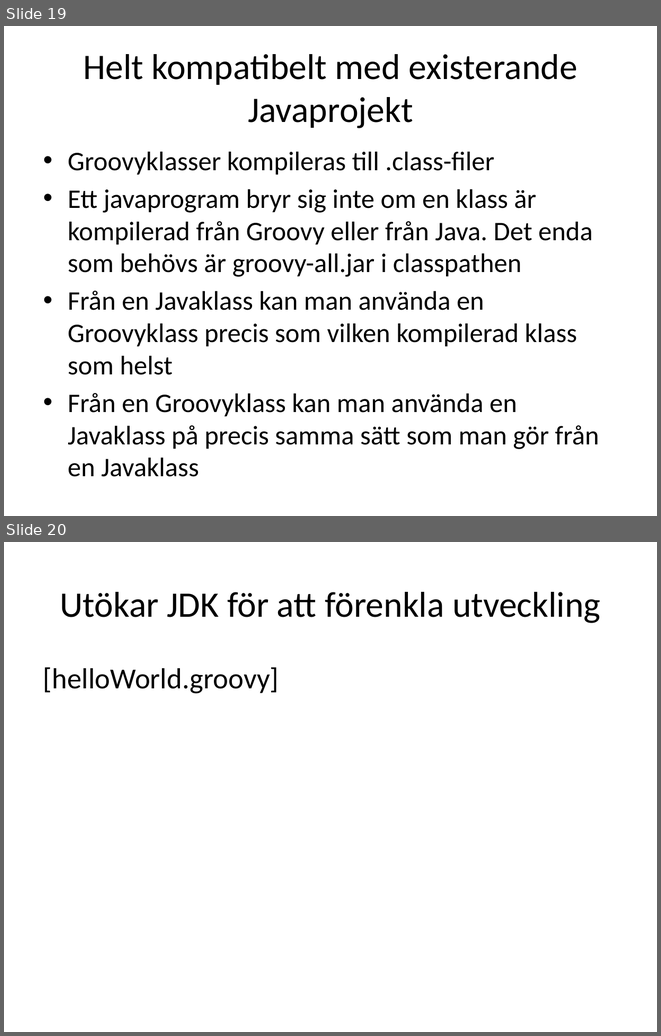
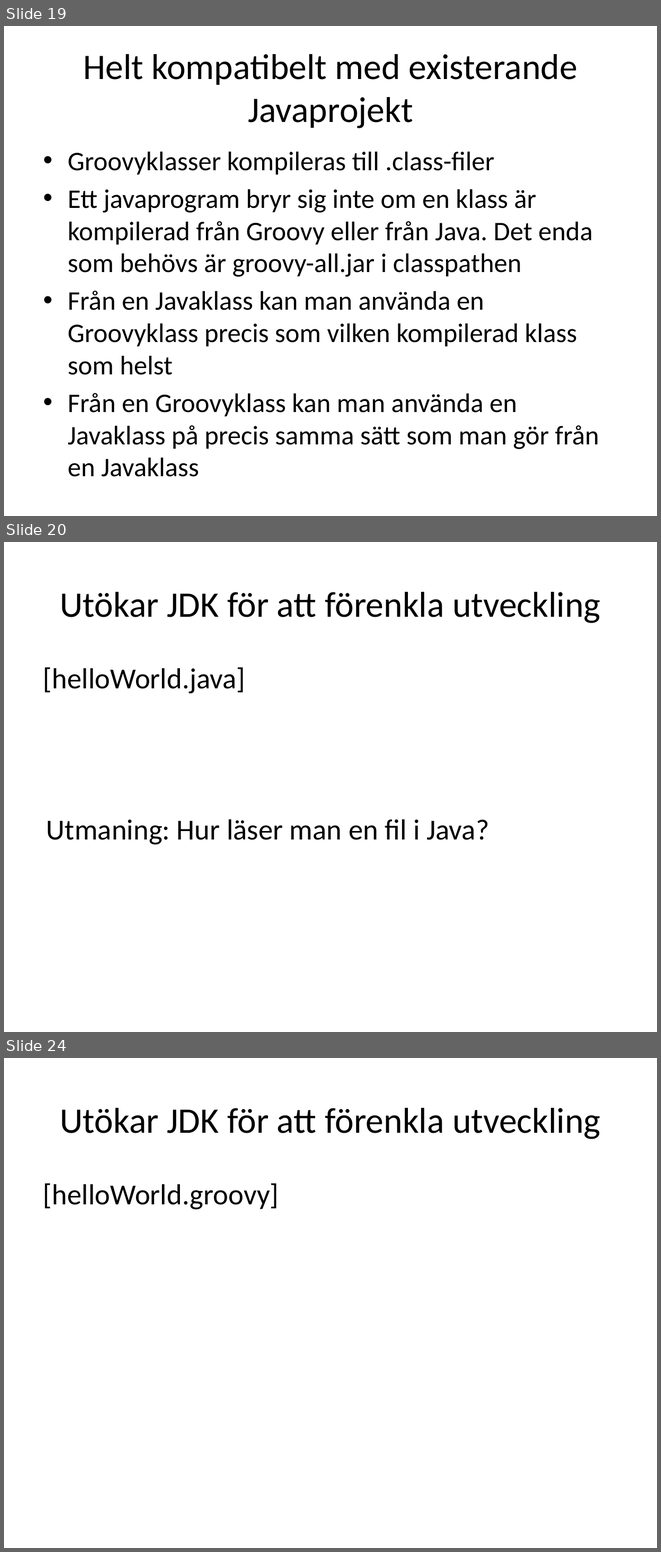
Before and after one commit to me97esn/groovyseminarium, a slide deck: groovyseminarie/dokument/groovyseminarium_source.pptx. Shown one above the other, each under a label of ours: slides 19 and 20 before the commit, slides 19, 20 and 24 after it; the slides between them are not shown. The pictures are 661x1036 and 661x1552 pixels, drawn with LibreOffice and Linux fonts; fonts in the diff are those of the drawing. Boxes give left, top, right and bottom in pixels: in the first picture for what was removed or moved away, otherwise in the second. Text is boxed around its words. In the diff, an @@ line names an element or a change of style, - is before the commit and + after.

Commit message:
lagt till filläsning i java

```diff
--- a/groovyseminarie/dokument/groovyseminarium_source.pptx
+++ b/groovyseminarie/dokument/groovyseminarium_source.pptx
@@ slide 20 added at bbox=[4, 542, 657, 1032], background #FFFFFF @@
@@ title added at bbox=[60, 592, 601, 623], 39.6 pt, text #000000 @@
+Utökar JDK för att förenkla utveckling
@@ text added at bbox=[43, 667, 246, 694], 32 pt, text #000000 @@
+[helloWorld.java]
@@ text added at bbox=[46, 819, 489, 845], 32 pt, text #000000 @@
+Utmaning: Hur läser man en fil i Java?
@@ what was slide 20 is now slide 24 @@
```
Also in this commit, not shown: 3 other slides added, 2 slides removed, 2 other files.
